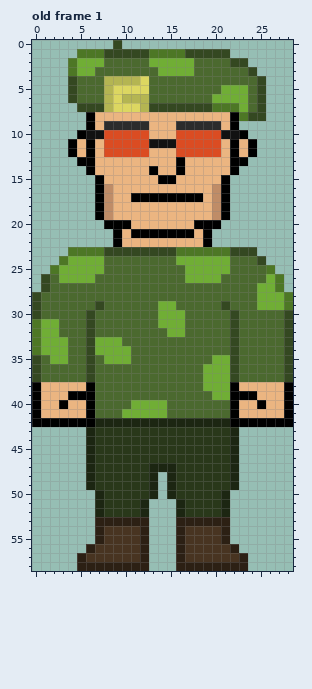
One commit to this pixel-art file: WIP/MajorTom.aseprite. This is how it looked before the edit.
29x59 pixels, 1 frame. Shown: old frame 1. The commit also changed other frames, which this record leaves out.
After:
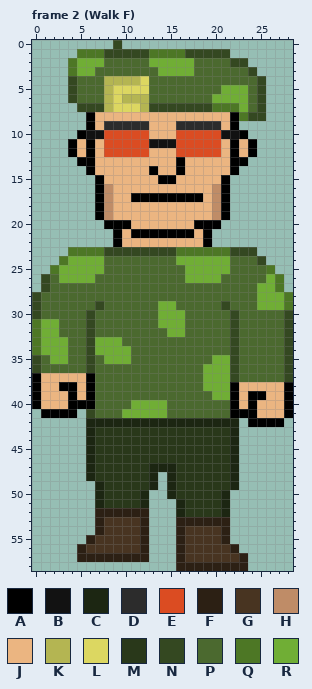
Palette (. is transparent): A #000000  B #121212  C #1c2612  D #2c2c2c  E #db4c22  F #2c2014  G #483421  H #bf8c67  J #ebb581  K #b4b552  L #dcd761  M #29381a  N #344821  P #4b692f  Q #4d7725  R #70ae35
A new or re-ordered frame is compared with the old frame closest to it.
Difference:
frames 1 -> 4
Frame 2 (Walk F) is new; against old frame 1:
Colour A replaces colour J in row 38 at x 3 to 4; in row 39 at x 25; in row 40 at x 4 to 5 and 24; in row 41 at x 1 to 4 and 23 to 24.
Colour A replaces colour N in row 37 at x 0 and 6.
Colour C replaces colour A in row 42 at x 6 and 22.
Colour C replaces colour M in row 49 at x 7; in row 50 at x 12.
Colour F is added in row 55 at x 6; in row 56 at x 5.
Colour F replaces colour C in row 52 at x 7 and 12.
Colour F replaces colour G in row 57 at x 6 to 11.
Colour F replaces colour M in row 52 at x 8 to 11.
Colour G replaces colour F in row 53 at x 8 to 11; in row 55 at x 7; in row 56 at x 6.
Colour J replaces colour A in row 39 at x 5 and 23; in row 40 at x 3 and 25.
Colour J replaces colour P in row 37 at x 1 to 5.
Colour N replaces colour A in row 41 at x 6.
Colour A is removed in row 41 at x 0; in row 42 at x 0 to 5, 23 and 28.
Colour C is removed in row 49 at x 6; in row 50 at x 13.
Colour F is removed in row 58 at x 5 to 12.
Colour J is removed in row 41 at x 5.
Changed places in both pictures, as pixel boxes (x1, y1, x2, y2):
changed: (32, 373, 95, 427)
changed: (230, 391, 293, 427)
changed: (77, 481, 158, 571)
